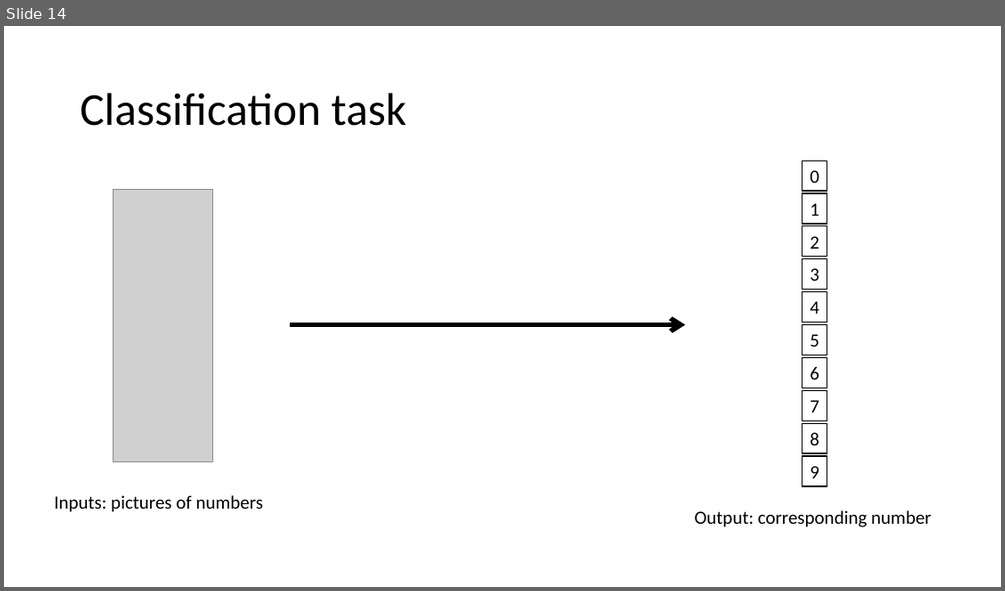
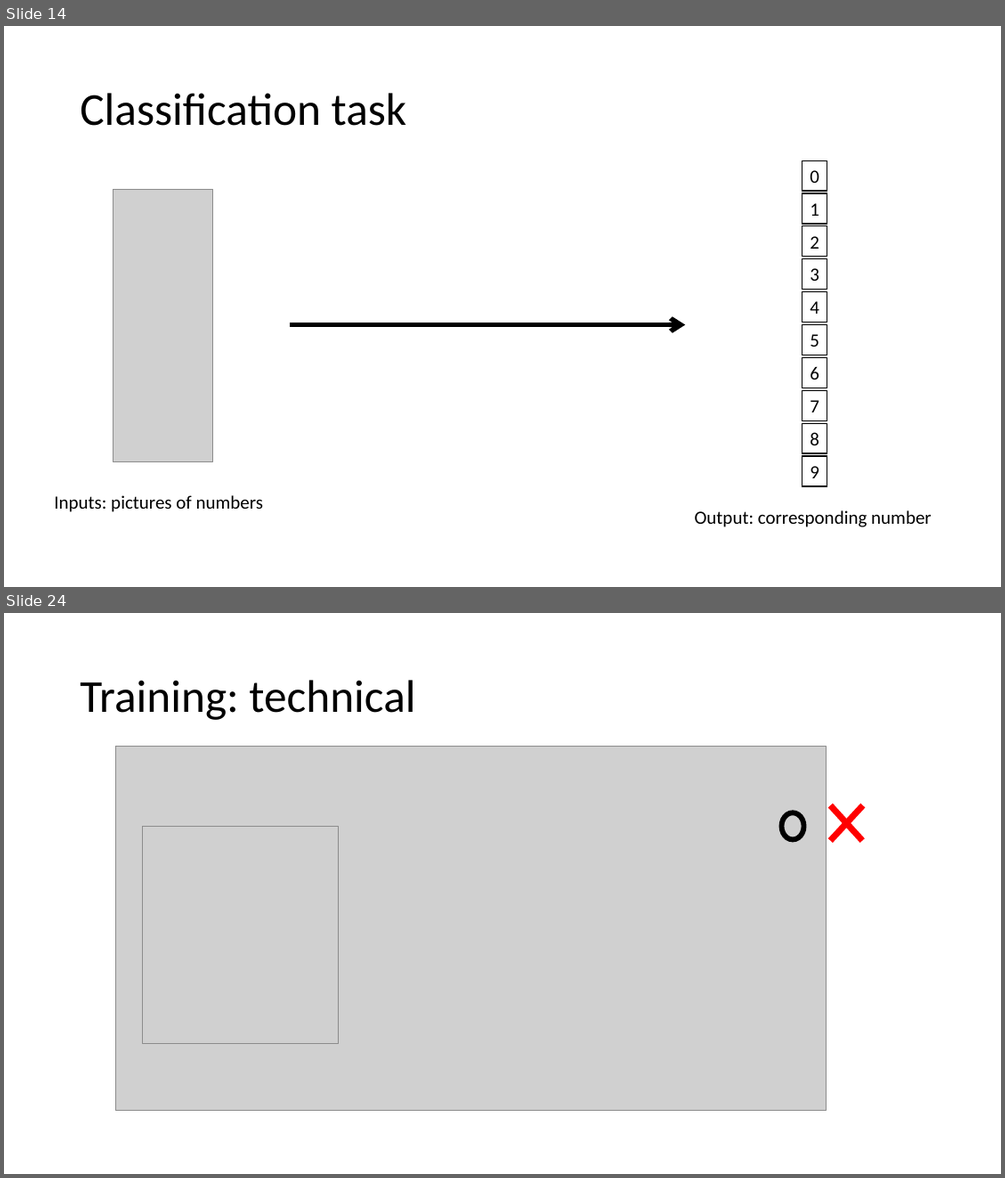
Before and after one commit to PRF-Development/DataAnalysisExtras, a slide deck: FromBiologyToComputers.pptx. Shown one above the other, each under a label of ours: slide 14 before the commit, slides 14 and 24 after it; the slides between them are not shown. The pictures are 1005x591 and 1005x1178 pixels, drawn with LibreOffice and Linux fonts; fonts in the diff are those of the drawing; grey boxes stand for pictures. Boxes give left, top, right and bottom in pixels: in the first picture for what was removed or moved away, otherwise in the second. Text is boxed around its words. In the diff, an @@ line names an element or a change of style, - is before the commit and + after.

Commit message:
training

```diff
--- a/FromBiologyToComputers.pptx
+++ b/FromBiologyToComputers.pptx
@@ slide 24 added at bbox=[4, 613, 1001, 1174], background #FFFFFF @@
@@ title added at bbox=[80, 680, 415, 720], 44 pt, text #000000 @@
+Training: technical
@@ picture added at bbox=[115, 747, 825, 1111] @@
@@ picture added at bbox=[142, 826, 339, 1044] @@
@@ ellipse added at bbox=[782, 812, 804, 840], outline #000000 5 pt @@
@@ line added from (830, 805) to (863, 840), #FF0000 6 pt @@
@@ line added from (863, 805) to (830, 840), #FF0000 6 pt @@
```
Also in this commit, not shown: 2 other slides added.
